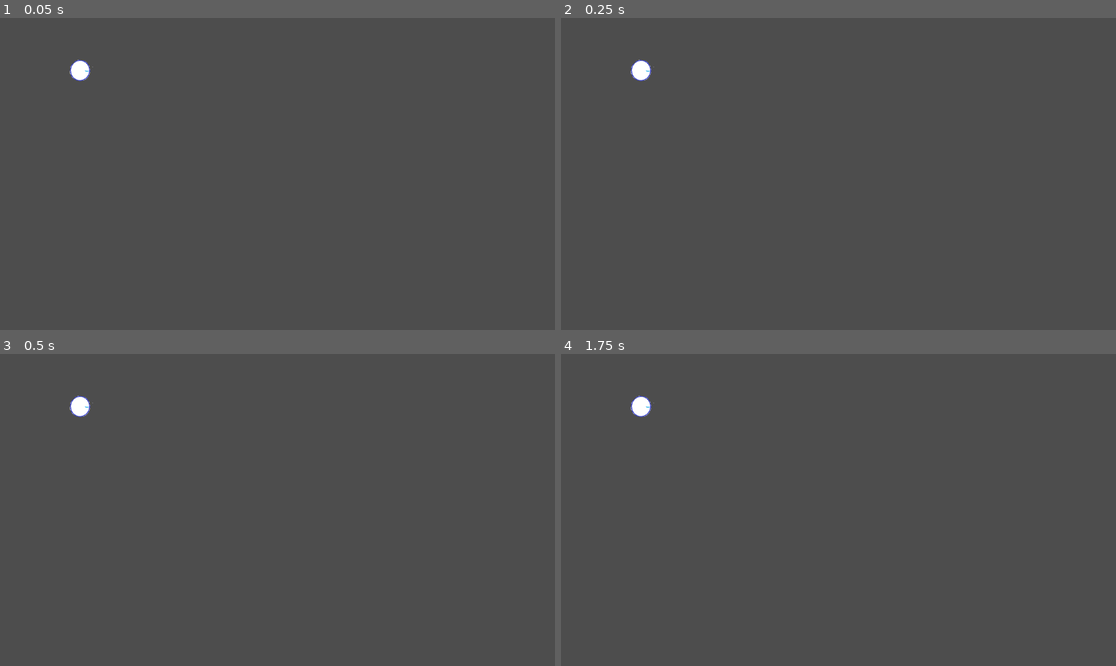
Above: before the commit, frames 1-4 (two rows, left to right).
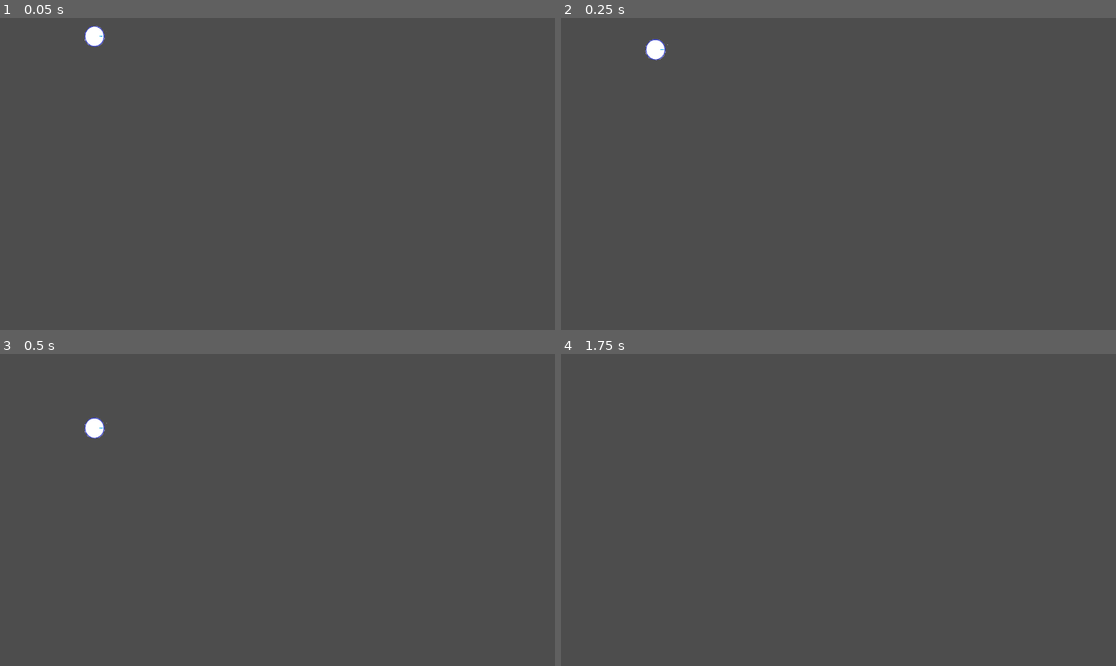
Above: after the commit, the same moments.

Repository: BurgundyToad/planet-defender
Game: Godot game, scene res://mob.tscn
Two runs of this game, one before a commit and one after it. Both use one fixed random seed, a clock stepped at 60 frames per second and the inputs below. This scene is started directly instead of the project's main scene.
Inputs (mouse positions are in pixels of both pictures, inside the frame that each line leads up to):
- Up to frame 1 (0.05 s): no input
- Up to frame 2 (0.25 s): no input
- Up to frame 3 (0.5 s): no input
- Up to frame 4 (1.75 s): move the mouse to (960, 494) at 0.52 s; hold D (right) 0.53-1.28 s; hold Space (Space) 0.53-1.28 s; move the mouse to (727, 525) at 1.27 s; hold S (down) from 1.28 s (still down); tap Space (Space) at 1.35 s

The runs differ from the first frame. In frame 1, 0.4% of the frame differs, in the area x 12-19%, y 2-21%; in frame 2, 0.4%, in the area x 12-20%, y 6-21%; in frame 3, 0.4%; in frame 4, 0.2%.
Error after the commit: Invalid access to property or key 'position' on a base object of type 'null instance'. (res://mob.gd:14)

Commit message:
Add files via upload

Diff:
--- a/ICS Culminating/mob.gd
+++ b/ICS Culminating/mob.gd
@@ -1,31 +1,43 @@
 extends RigidBody2D
 @export var Bullet : PackedScene
-var health:int = 100
+@export var speed = 250
+var player_position
+var target_position
+
+@onready var player = get_parent().get_node("Player")
 signal mob_fire_bullet(bullet)
-# Called when the node enters the scene tree for the first time.
+
 func _ready():
-	var end_of_gun = $AnimatedSprite2D/Muzzle
-	var ai = $AI
+	$AnimatedSprite2D.play()
 
-	$AnimatedSprite2D.play()
-	pass
+func _physics_process(_delta):
+	player_position = player.position
+	target_position = (player_position - position).normalized()
 
-func handle_hit():
-	health -= 20
-	print("enemy hit!", health)
-# Called every frame. 'delta' is the elapsed time since the previous frame.
-func _process(_delta):
-	pass
+	if position.distance_to(player_position) > 3:
+
+		linear_velocity = target_position * speed
+		gravity_scale = 0
+		look_at(player_position)
+	else:
+
+		linear_velocity = Vector2.ZERO
+		look_at(player_position)
+		gravity_scale = 0
+
+
+
+
+
+func shoot():
+	var b = Bullet.instantiate()
+	owner.add_child(b)
+	b.transform = $AnimatedSprite2D/Muzzle.global_transform
+	var direction = (player_position - position).normalized()
+	var direction_to_mouse = direction
+	b.set_direction(direction_to_mouse)
+	emit_signal("mob_fire_bullet", b)
 
 func _unhandled_input(event):
 	if Input.is_action_just_pressed("shoot"):
 		shoot()
-
-func shoot():
-	var b = Bullet.instantiate()
-	add_child(b)
-	b.global_transform = $AnimatedSprite2D/Muzzle.global_transform
-	var target = get_global_mouse_position()
-	var direction_to_mouse = b.global_position.direction_to(target).normalized()
-	b.set_direction(direction_to_mouse)
-	emit_signal("mob_fire_bullet", b)
--- a/ICS Culminating/mob.tscn
+++ b/ICS Culminating/mob.tscn
@@ -1,10 +1,9 @@
-[gd_scene load_steps=9 format=3 uid="uid://8isjr0s13n7j"]
+[gd_scene load_steps=8 format=3 uid="uid://8isjr0s13n7j"]
 
 [ext_resource type="Script" path="res://mob.gd" id="1_4shbi"]
 [ext_resource type="PackedScene" uid="uid://dsmq80plghkv1" path="res://enemy_bullet.tscn" id="2_p6sjk"]
 [ext_resource type="Texture2D" uid="uid://bpsxfm3ypw4db" path="res://art/circle.png" id="2_x54su"]
 [ext_resource type="PackedScene" uid="uid://bwju8kqjd4lrx" path="res://bullet.tscn" id="4_u60xp"]
-[ext_resource type="Script" path="res://AI.gd" id="4_womuk"]
 
 [sub_resource type="SpriteFrames" id="SpriteFrames_0rxkk"]
 animations = [{
@@ -21,27 +20,29 @@
 radius = 22.0
 
 [sub_resource type="CircleShape2D" id="CircleShape2D_2lhly"]
-radius = 99.4032
+radius = 135.281
 
 [node name="mob" type="RigidBody2D" groups=["mobs"]]
-gravity_scale = 0.0
+rotation = -0.365706
 script = ExtResource("1_4shbi")
 Bullet = ExtResource("2_p6sjk")
 
 [node name="AnimatedSprite2D" type="AnimatedSprite2D" parent="."]
-position = Vector2(166, 108)
-rotation = 0.0799227
+position = Vector2(170, 104)
+rotation = -5.95342
 scale = Vector2(0.382814, 0.382946)
 sprite_frames = SubResource("SpriteFrames_0rxkk")
 
 [node name="Muzzle" type="Marker2D" parent="AnimatedSprite2D"]
-position = Vector2(55.516, 6.03385)
+position = Vector2(44.4482, 3.35095)
 gizmo_extents = 23.5
 
 [node name="CollisionShape2D" type="CollisionShape2D" parent="."]
-position = Vector2(166, 110)
-rotation = -10.6426
+position = Vector2(170.741, 105.002)
+rotation = -1.19179
+scale = Vector2(1, 1)
 shape = SubResource("CircleShape2D_p1ygq")
+one_way_collision = true
 
 [node name="VisibleOnScreenNotifier2D" type="VisibleOnScreenNotifier2D" parent="."]
 position = Vector2(167, 111)
@@ -51,16 +52,14 @@
 [node name="Bullets" parent="." instance=ExtResource("4_u60xp")]
 visible = false
 
-[node name="AI" type="Node2D" parent="."]
-script = ExtResource("4_womuk")
+[node name="PlayerDetectionZone" type="Area2D" parent="."]
+visible = false
+rotation = -1.97945
 
-[node name="PlayerDetectionZone" type="Area2D" parent="AI"]
-rotation = 4.30374
-
-[node name="CollisionShape2D" type="CollisionShape2D" parent="AI/PlayerDetectionZone"]
+[node name="CollisionShape2D" type="CollisionShape2D" parent="PlayerDetectionZone"]
 position = Vector2(-166.906, 108.621)
 rotation = 10.7957
 shape = SubResource("CircleShape2D_2lhly")
 
-[connection signal="screen_exited" from="VisibleOnScreenNotifier2D" to="." method="_on_visible_on_screen_notifier_2d_screen_exited"]
-[connection signal="body_entered" from="AI/PlayerDetectionZone" to="AI" method="_on_player_detection_zone_body_entered"]
+[node name="ShootTimer" type="Timer" parent="."]
+wait_time = 0.389
